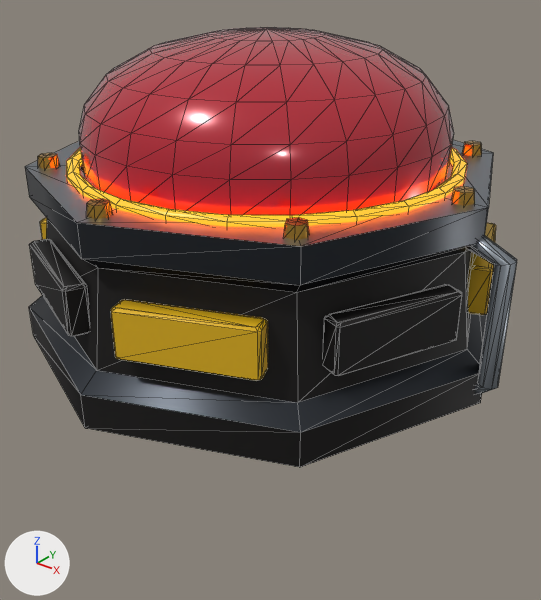
One commit to the glTF model public/models/props/lmf_red_knopf.glb: the scene before it, then after it.
Camera for both pictures: a camera (50 mm lens) standing at (6.07, -7.5, 5.05) and looking at (0.26, -0.24, 0.55). The lights are fixed; the arrows at lower left show +X, +Y and +Z. The first picture is the older version. Mesh edges are drawn as thin lines. Where no turn or scale is listed for an object, it has been applied to the vertices. Vertices at exactly the same position are counted once.
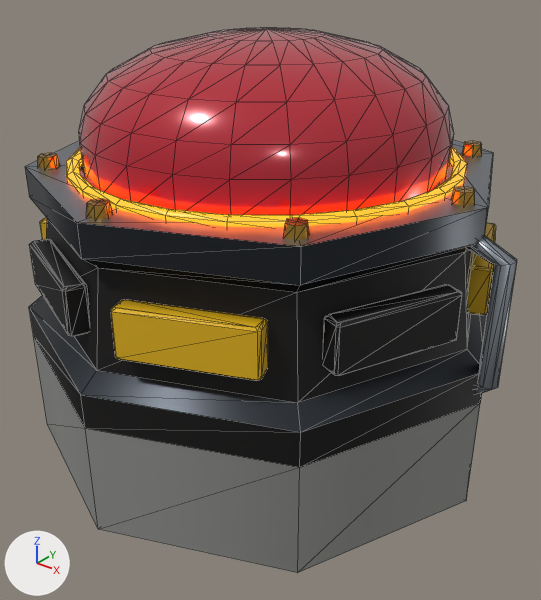
Where the newer file only moved an object's origin or applied its transform, the numbers keep the older frame.

Pixel boxes [x1, y1, x2, y2] of what changed, in the pictures (541 x 600 px):
'Mesh_0', reshaped (32% taller)
    before: [25, 140, 517, 467]
    after: [25, 140, 517, 573]
part 1 of me_mesh_0, built on
    after: [33, 336, 480, 573]

The change, as a list of edits to the scene's bpy script:
```text
Change me_mesh_0:
    used by ob_mesh_0; location = (-3.48, 3.3, -0.25)
    remove me_mesh_0.from_pydata(...)  # 646 vertices, 1216 faces; spans x 0.0..6.96, y -6.6..0.0, z 0.25..2.81
    add me_mesh_0.from_pydata(...)  # 654 vertices, 1232 faces; spans x 0.0..6.96, y -6.6..0.0, z -1.25..2.81
    me_mesh_0 part 1
    1 vertex is removed from x 3.48, y -3.3, z 0.25
    8 faces are deleted
    1 vertex is added at (3.48, -3.3, -1.25)
    8 new vertices lie (0.0, 0.0, -1.5) away from vertices in x 0.18..6.78, y -6.6..0.0, z 0.25
    24 new faces join them, mat_concrete
```
